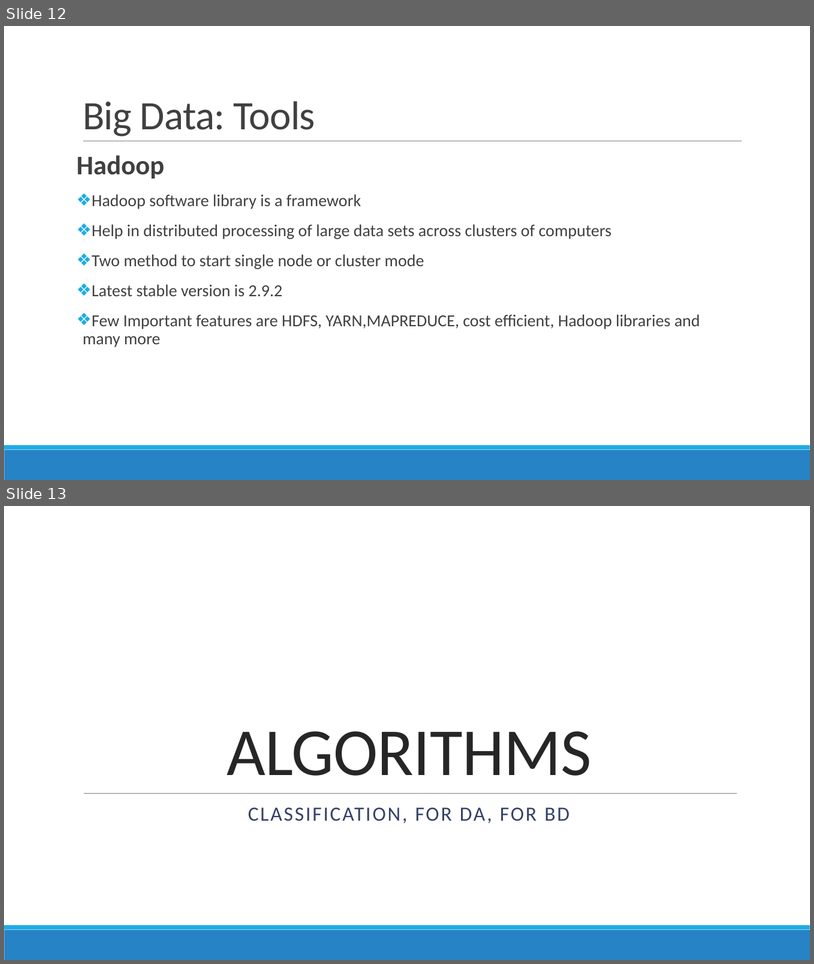
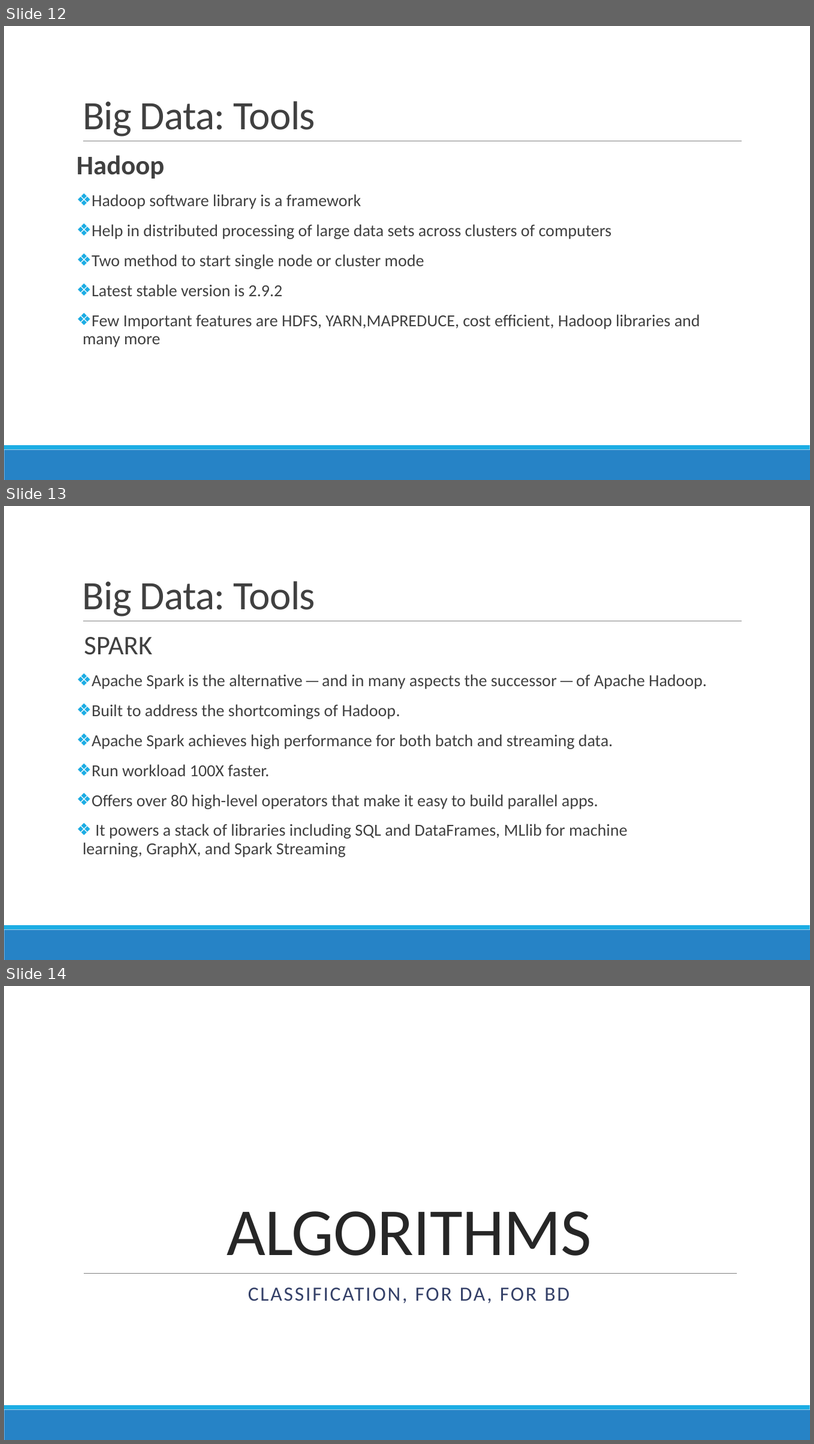
Before and after one commit to DistributedSystems-Fall2018-NEDUET/project-dist_sys, a slide deck: Project Interim Submission/Generic DS Framework.pptx. Shown one above the other, each under a label of ours: slides 12 and 13 before the commit, slides 12, 13 and 14 after it. The pictures are 814x964 and 814x1444 pixels, drawn with LibreOffice and Linux fonts; fonts in the diff are those of the drawing. Boxes give left, top, right and bottom in pixels: in the first picture for what was removed or moved away, otherwise in the second. Text is boxed around its words. In the diff, an @@ line names an element or a change of style, - is before the commit and + after.

Commit message:
BIg Data tools added
Adding big data tools that are used for data analysis

```diff
--- a/Project Interim Submission/Generic DS Framework.pptx
+++ b/Project Interim Submission/Generic DS Framework.pptx
@@ slide 13 added at (4,506,810,960), background #FFFFFF; not listed: 3 template elements that a slide beside it also shows @@
@@ title added at (83,581,315,616), 48 pt, text #404040 @@
+Big Data: Tools
@@ text added at (83,637,707,857), 20 pt, text #404040 @@
+  SPARK
+❖ Apache Spark is the alternative — and in many aspects the successor — of Apache Hadoop.
+❖ Built to address the shortcomings of Hadoop.
+❖ Apache Spark achieves high performance for both batch and streaming data.
+❖ Run workload 100X faster.
+❖ Offers over 80 high-level operators that make it easy to build parallel apps.
+❖ It powers a stack of libraries including SQL and DataFrames, MLlib for machine learning, GraphX, and Spark Streaming
@@ what was slide 13 is now slide 14 @@
```
Also in this commit, not shown: 1 other file.
